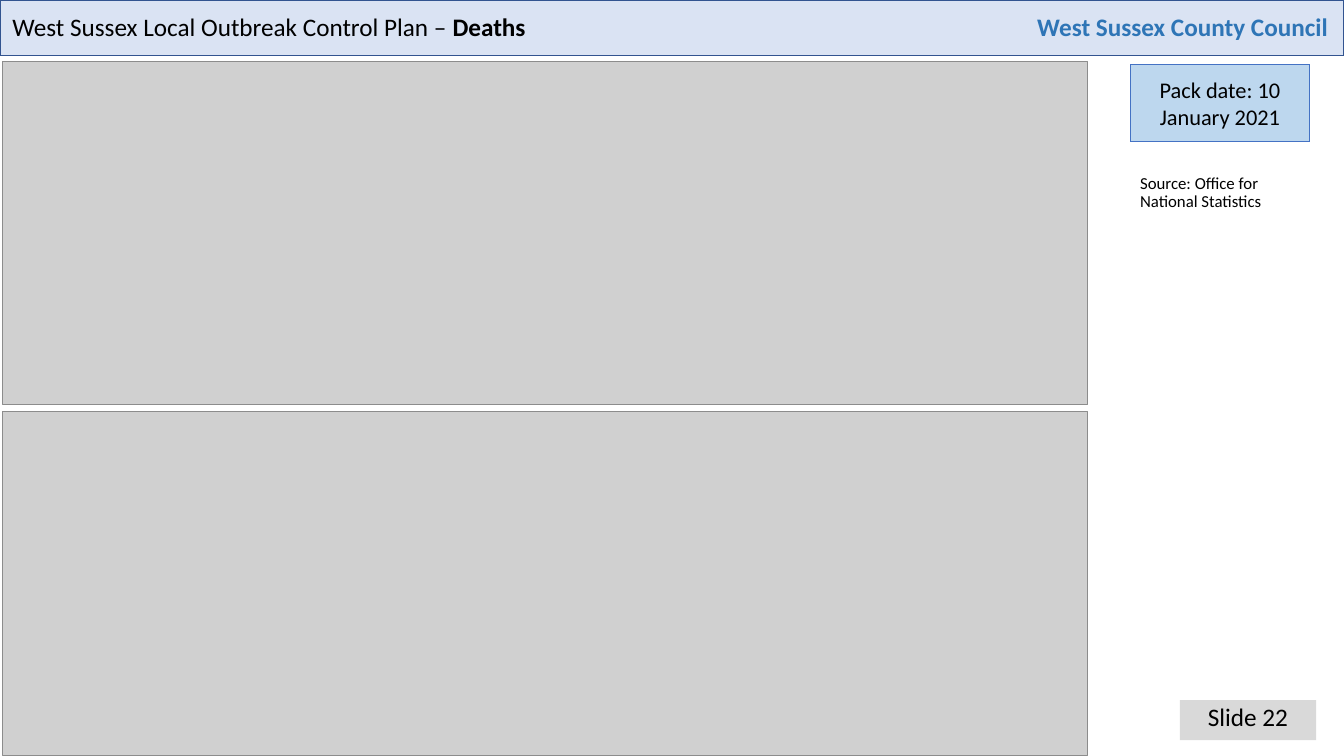
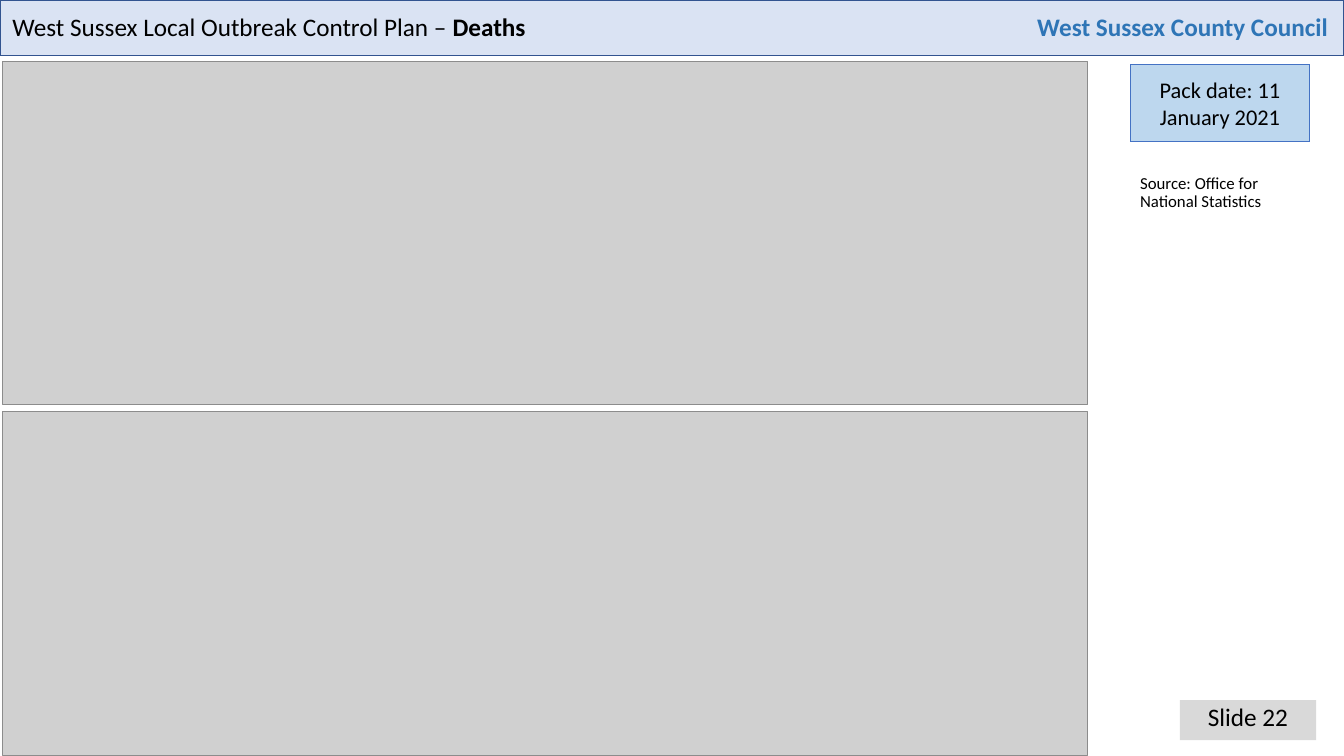
Before and after one commit to psychty/wsx_covid_datapack_public, a slide deck: slide 22 of Latest_West_Sussex_C19_slide_deck.pptx. Drawn at 1344x756 pixels with LibreOffice and Linux fonts; fonts in the diff are those of the drawing; grey boxes stand for pictures. Boxes give left, top, right and bottom in pixels: in the first picture for what was removed or moved away, otherwise in the second. Text is boxed around its words. In the diff, an @@ line names an element or a change of style, - is before the commit and + after.

```diff
--- a/Latest_West_Sussex_C19_slide_deck.pptx
+++ b/Latest_West_Sussex_C19_slide_deck.pptx
@@ text in rectangle at (x1=1160, y1=82, x2=1281, y2=129): text changed @@
-Pack date: 10 January 2021
+Pack date: 11 January 2021
```
Also in this commit, not shown: 21 other slides changed, 48 other files.
